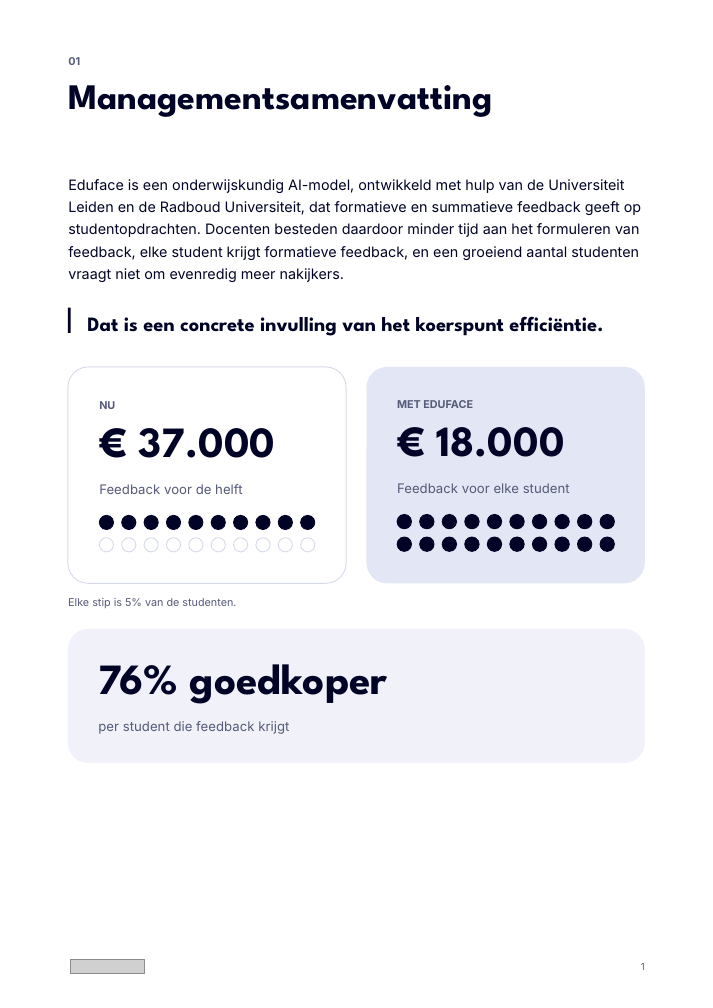
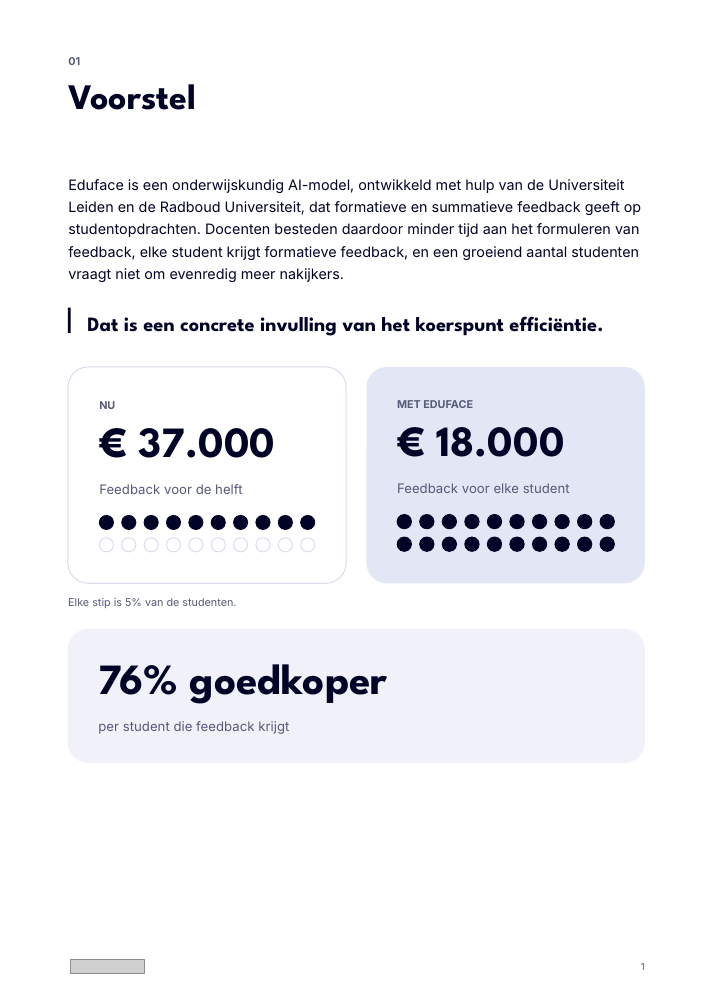
Before and after one commit to Dante-Eduface/Claude, a slide deck: slide 1 of Design/Concepts/document/eduface-document-bewerkbaar.pptx. Drawn at 713x1008 pixels with LibreOffice and Linux fonts; fonts in the diff are those of the drawing; grey boxes stand for pictures. Boxes give left, top, right and bottom in pixels: in the first picture for what was removed or moved away, otherwise in the second. Text is boxed around its words. In the diff, an @@ line names an element or a change of style, - is before the commit and + after.

```diff
--- a/Design/Concepts/document/eduface-document-bewerkbaar.pptx
+++ b/Design/Concepts/document/eduface-document-bewerkbaar.pptx
@@ text at box(68, 84, 196, 110): text changed @@
-Managementsamenvatting
+Voorstel
```
Also in this commit, not shown: 4 other files.
